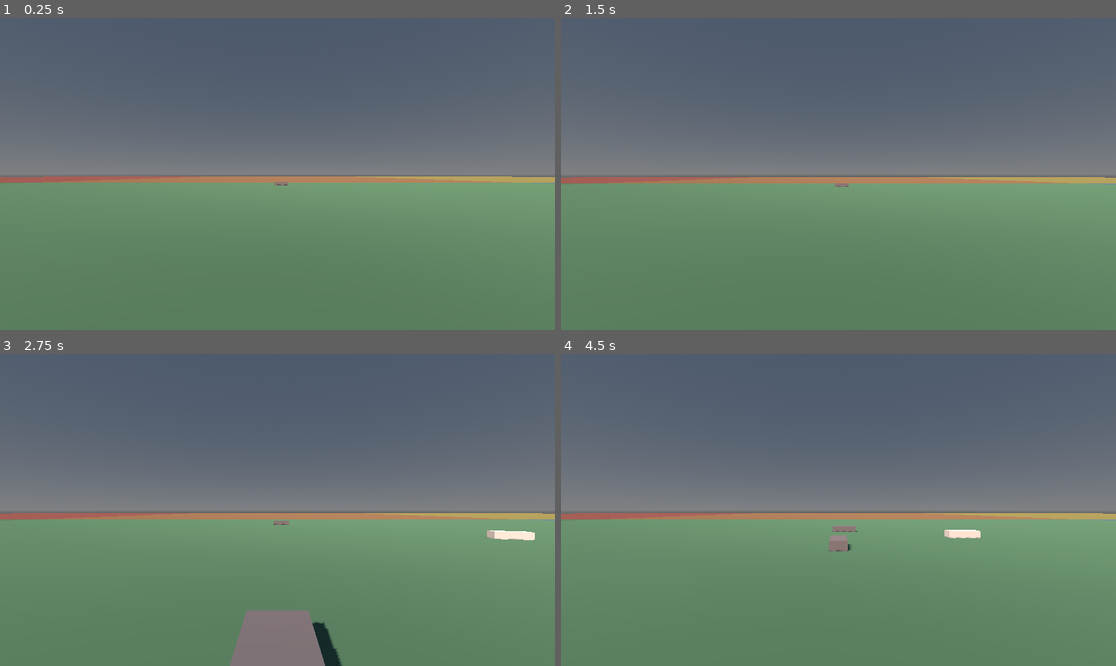
Above: before the commit, frames 1-4 (two rows, left to right).
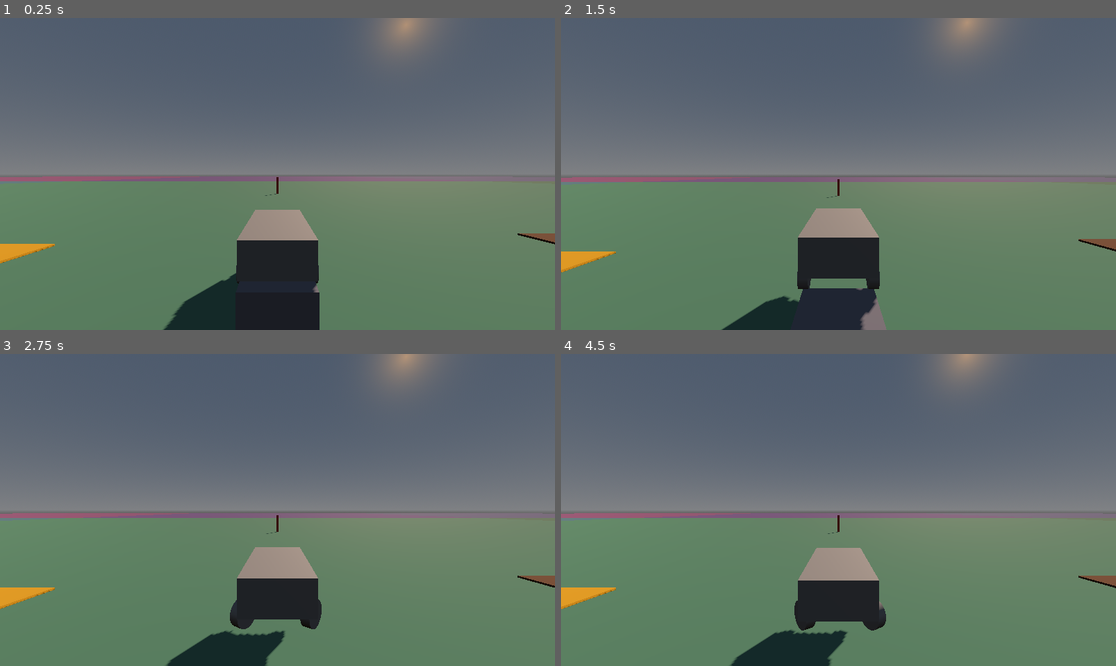
Above: after the commit, the same moments.

Repository: fanedevvv/gfn
Game: Godot game, scene res://scenes/world/open_world.tscn
Same seed, same stepped clock (60 frames per second), same inputs: the game is played once before the commit and once after it.
Inputs:
- Up to frame 1 (0.25 s): no input
- Up to frame 2 (1.5 s): hold D (steer_right) 0.53-1.28 s; tap E (shift_drive) at 0.6 s; hold S (brake) from 1.28 s (still down); tap X (shift_neutral) at 1.35 s
- Up to frame 3 (2.75 s): release S (brake) at 2.03 s; hold D (steer_right) from 2.03 s (still down); hold W (throttle) from 2.03 s (still down)
- Up to frame 4 (4.5 s): release D (steer_right) at 2.78 s; release W (throttle) at 2.78 s; hold Shift (shift_up) 2.78-3.53 s; tap M (toggle_transmission_mode) at 2.85 s; hold A (steer_left) from 3.53 s (still down); tap E (shift_drive) at 3.6 s; tap X (shift_neutral) at 4.35 s

The runs differ from the first frame. In frame 1, 11% of the frame differs, in the area x 0-100%, y 0-100%; in frame 2, 10%; in frame 3, 11%; in frame 4, 10%.

Commit message:
Verify steering sign, and fix a real chase-camera direction bug
Confirmed empirically (Godot 4.3 headless) rather than guessed:

- Steering sign is correct as shipped - pressing steer_right curves
  the car toward its own +X (right side). No change needed; replaced
  the old "flip if it feels backwards" caveat with the verified
  confirmation.

- Along the way, discovered this VehicleBody3D actually travels along
  its local +Z under positive engine_force, not -Z (the usual
  Node3D/Camera3D forward convention). Proved this is a VehicleBody3D-
  level thing, not wheel placement: swapping which axle is Z+1.4 vs
  Z-1.4 in a side-by-side test didn't change the direction of travel
  at all.

- That meant chase_camera.tscn's double 180-degree rotation (SpringArm3D
  AND Camera3D) was built for the wrong convention. Measured it
  directly: camera sat correctly behind the car (behind_dot=1.0) but
  looked exactly backwards, away from the direction of travel
  (looking_fwd_dot=-1.0) - a real bug, not cosmetic. Removed the
  Camera3D's extra 180-degree flip; re-measured and both dot products
  are now +1.0 (behind the car, looking the way it's heading).

- Made _get_forward_speed_mps() match the same verified +Z convention.
  Currently inert everywhere it's read (always wrapped in abs()), but
  was semantically backwards and would have bitten anything that
  later needed the signed value (e.g. a reverse-motion check).

Verified with a 900-frame run of the full open_world.tscn after each
change - zero errors throughout.

Co-Authored-By: Claude Sonnet 5 <noreply@anthropic.com>
Claude-Session: https://claude.ai/code/session_01CKiXaqZBGkYCZVTK91vSMy

Diff:
--- a/scenes/vehicles/chase_camera.tscn
+++ b/scenes/vehicles/chase_camera.tscn
@@ -11,6 +11,5 @@
 margin = 0.3
 
 [node name="Camera3D" type="Camera3D" parent="SpringArm3D"]
-rotation_degrees = Vector3(0, 180, 0)
 current = true
 fov = 70.0
--- a/scripts/vehicles/car_controller.gd
+++ b/scripts/vehicles/car_controller.gd
@@ -137,9 +137,9 @@
 		deg_to_rad(max_steer_angle_deg), deg_to_rad(min_steer_angle_at_speed_deg), speed_ratio
 	)
 
-	# NOTĂ: dacă mașina virează invers față de tastă în joc, schimbă semnul
-	# de mai jos (convenția +/- pentru steering diferă în funcție de sensul
-	# de orientare al caroseriei tale) — se ajustează o singură dată la test.
+	# Semnul de mai jos e verificat empiric (Godot 4.3 headless, VehicleBody3D
+	# real): apăsând steer_right, mașina curbează spre partea ei dreaptă
+	# (+X local), exact cum trebuie — nu e o presupunere.
 	var target_angle: float = -steer_input * effective_max_steer
 
 	var rate: float = steer_speed if abs(steer_input) > 0.01 else steer_return_speed
@@ -245,7 +245,12 @@
 # ---------------------------------------------------------------------------
 
 func _get_forward_speed_mps() -> float:
-	return -global_transform.basis.z.dot(linear_velocity)
+	# Verificat empiric: acest VehicleBody3D se deplasează pe +Z local sub
+	# engine_force pozitiv (nu -Z, convenția obișnuită Node3D/Camera3D) —
+	# fără minus în față, altfel viteza reală ar ieși negativă la mers înainte.
+	# Momentan inofensiv oriunde e citită (mereu prin abs()), dar corect aici
+	# evită o capcană dacă cineva folosește vreodată valoarea cu semn.
+	return global_transform.basis.z.dot(linear_velocity)
 
 
 func _get_forward_speed_kmh() -> float:
--- a/scripts/vehicles/chase_camera.gd
+++ b/scripts/vehicles/chase_camera.gd
@@ -9,13 +9,19 @@
 ## mașinii, ignorând complet înclinarea caroseriei.
 ##
 ## Noduri copil necesare (vezi chase_camera.tscn):
-##   SpringArm3D (rotit 180° față de acest pivot — brațul "împinge" copiii
-##                de-a lungul propriului -Z; rotit 180°, asta înseamnă în
-##                spatele mașinii, nu în față. Lungimea se scurtează automat
-##                dacă un perete intră între cameră și mașină.)
-##     └── Camera3D (rotit încă 180° față de braț — anulează rotația
-##                   brațului, ca să privească înainte, în direcția de
-##                   mers, nu înapoi spre coada mașinii)
+##   SpringArm3D (rotație identică cu pivotul — brațul "împinge" copiii
+##                de-a lungul propriului -Z, care aici e chiar spatele
+##                mașinii; vezi nota despre VehicleBody3D mai jos. Lungimea
+##                se scurtează automat dacă un perete intră între cameră și mașină.)
+##     └── Camera3D (rotit 180° față de braț, ca să privească înainte, în
+##                   direcția de mers, nu înapoi spre coada mașinii)
+##
+## Verificat empiric (Godot 4.3 headless): acest VehicleBody3D se deplasează
+## pe +Z local sub engine_force pozitiv, nu -Z (convenția obișnuită
+## Node3D/Camera3D) — de-asta configurația de mai sus are o singură rotație
+## de 180° (pe Camera3D), nu două. Dacă vreodată se schimbă convenția de
+## mișcare a mașinii (ex: alt tip de vehicul), verifică din nou cu un test
+## ca cel din acest modul, nu presupune.
 ##
 ## Legare: apelează set_target(vehicle) din scena de joc — camera nu se
 ## leagă automat de nimic, la fel ca HUD-ul și Garage UI-ul.
